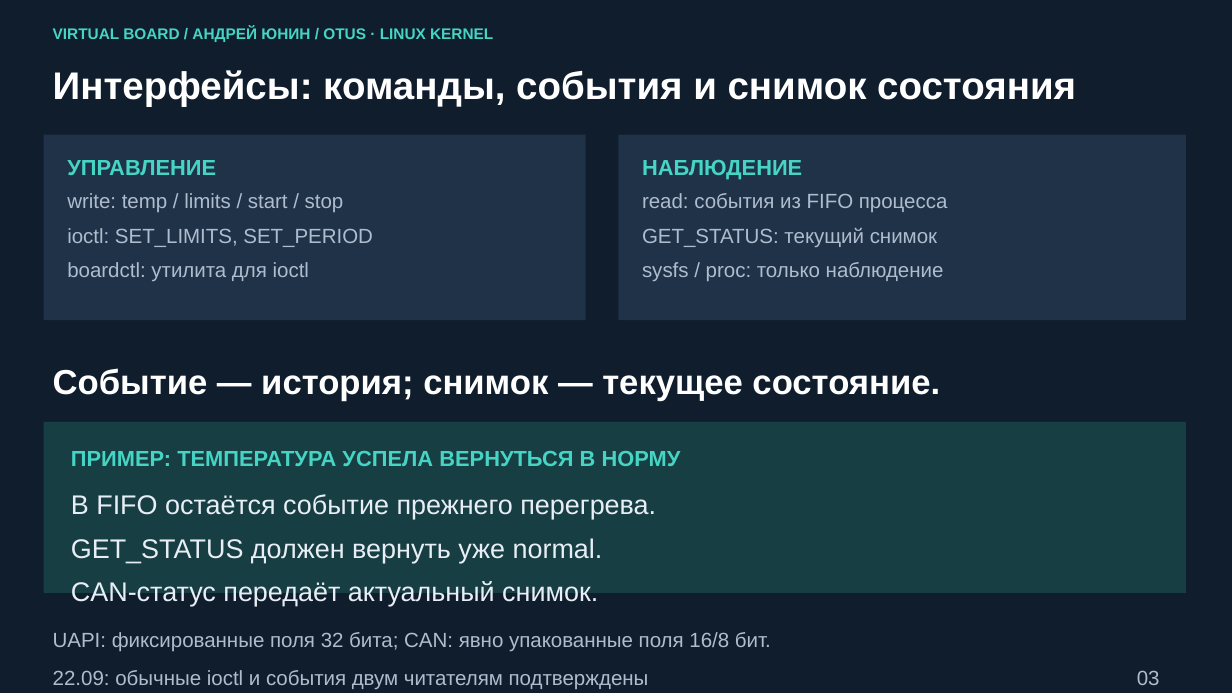
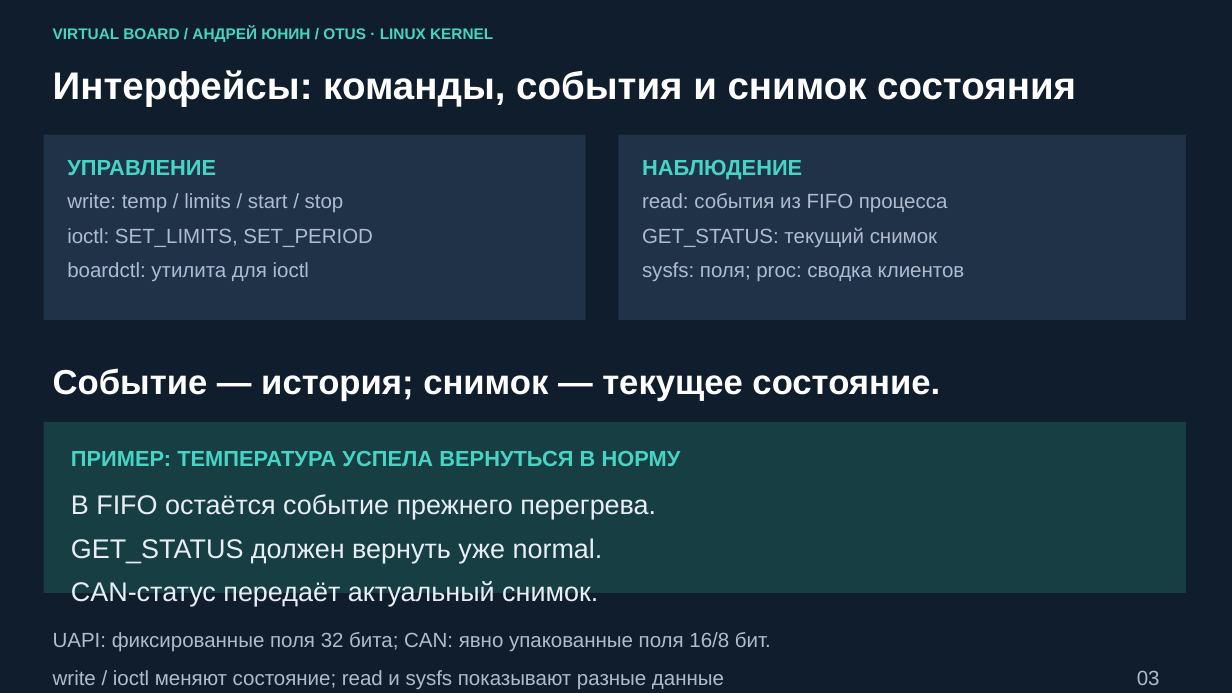
Before and after one commit to andrey-yunin/virtual-board, a slide deck: slide 3 of docs/presentation/virtual_board.pptx. Drawn at 1232x693 pixels with LibreOffice and Linux fonts; fonts in the diff are those of the drawing. Boxes give left, top, right and bottom in pixels: in the first picture for what was removed or moved away, otherwise in the second. Text is boxed around its words. In the diff, an @@ line names an element or a change of style, - is before the commit and + after.

Commit message:
• Add procfs/sysfs monitoring and CAN error events
 - Expose state and temperature status through read-only sysfs attributes
 - Add procfs snapshots with board state and per-client event losses
 - Publish CAN_ERROR events and suppress repeated identical errors
 - Verify CAN recovery after interface down/up without restarting the board
 - Verify client lifecycle and interface cleanup on unload
 - Update documentation and presentation with demonstrated results

```diff
--- a/docs/presentation/virtual_board.pptx
+++ b/docs/presentation/virtual_board.pptx
@@ text at (642,262,965,281): text changed @@
-sysfs / proc: только наблюдение
+sysfs: поля; proc: сводка клиентов
@@ text at (53,670,724,689): text changed @@
-22.09: обычные ioctl и события двум читателям подтверждены
+write / ioctl меняют состояние; read и sysfs показывают разные данные
```
Also in this commit, not shown: 3 other slides changed, 3 slides added, 17 other files.
